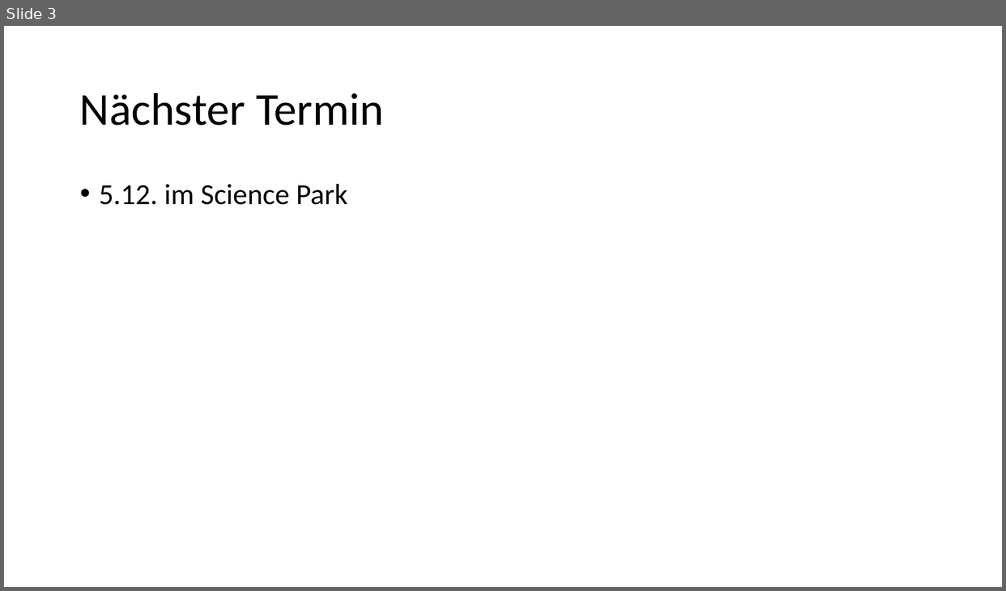
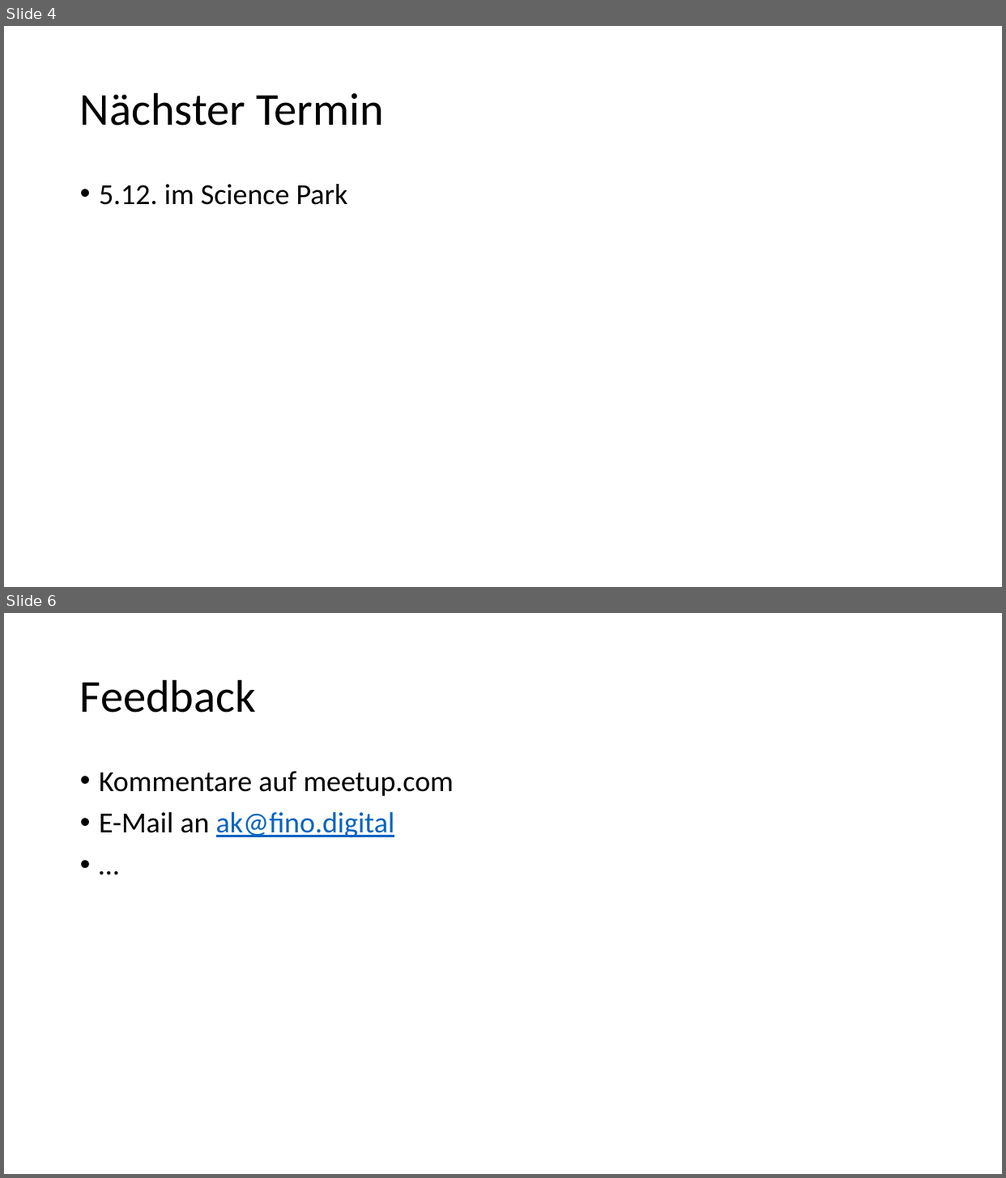
Before and after one commit to akohout/kassel-data-science-meetup, a slide deck: 2017-10-24/intro/intro.pptx. Shown one above the other, each under a label of ours: slide 3 before the commit, slides 4 and 6 after it; the slides between them are not shown. The pictures are 1006x591 and 1006x1178 pixels, drawn with LibreOffice and Linux fonts; fonts in the diff are those of the drawing. Boxes give left, top, right and bottom in pixels: in the first picture for what was removed or moved away, otherwise in the second. Text is boxed around its words. In the diff, an @@ line names an element or a change of style, - is before the commit and + after.

```diff
--- a/2017-10-24/intro/intro.pptx
+++ b/2017-10-24/intro/intro.pptx
@@ slide 6 added at (x1=4, y1=613, x2=1002, y2=1174), background #FFFFFF @@
@@ title added at (x1=80, y1=679, x2=256, y2=713), 44 pt, text #000000 @@
+Feedback
@@ text added at (x1=99, y1=771, x2=454, y2=837), 28 pt, text #000000 @@
+• Kommentare auf meetup.com
+• E-Mail an ak@fino.digital
+• …
@@ what was slide 3 is now slide 4 @@
```
Also in this commit, not shown: 1 other slide added.
